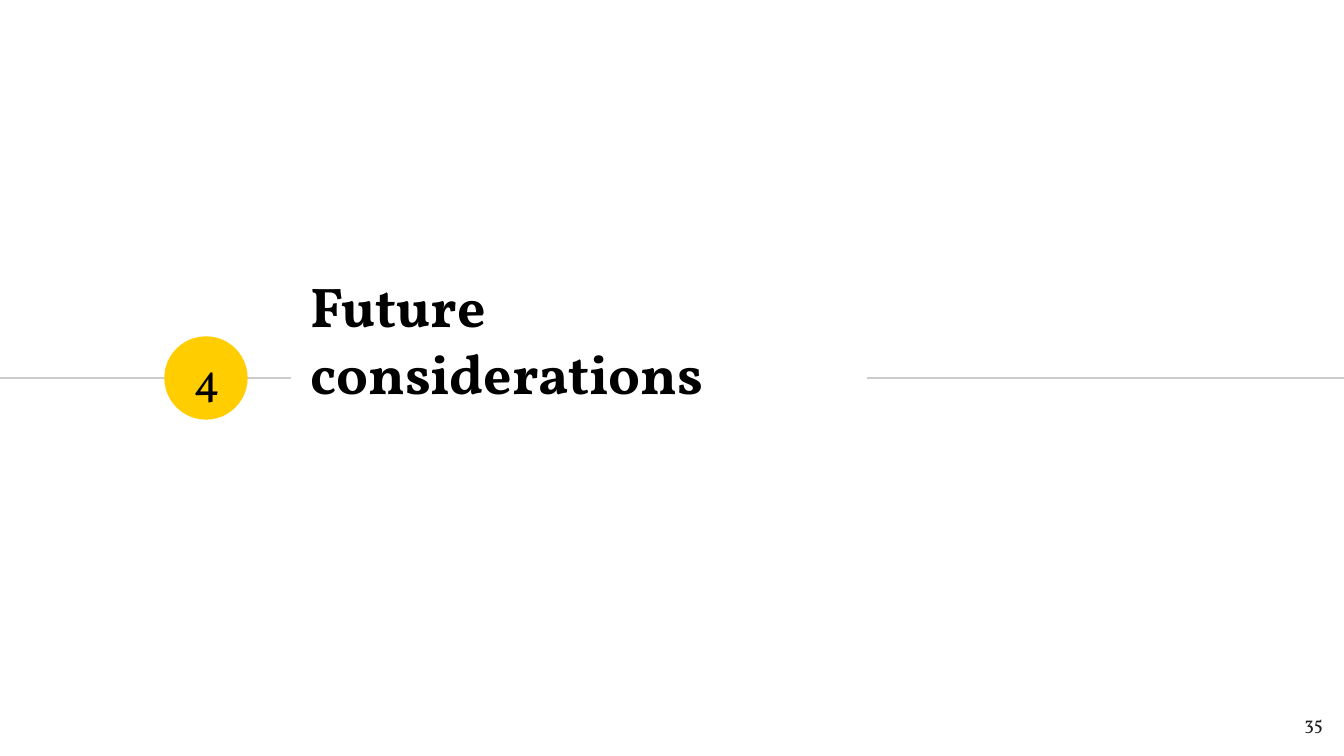
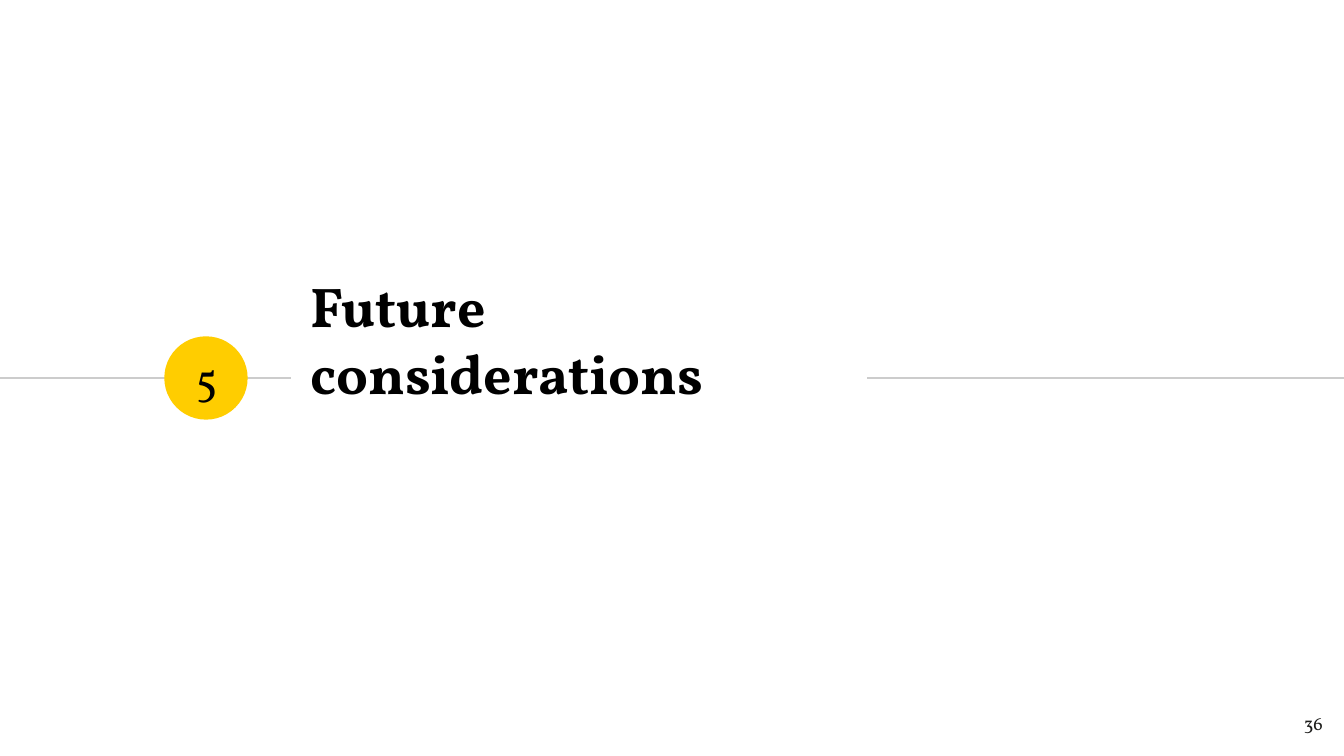
Before and after one commit to TeemuSo/Loop-Q-prize, a slide deck: slide 36 of reports/Sormunen, Teemu_Overview.pptx (slide 35 before the commit). Drawn at 1344x756 pixels with LibreOffice and Linux fonts; fonts in the diff are those of the drawing. Boxes give left, top, right and bottom in pixels: in the first picture for what was removed or moved away, otherwise in the second. Text is boxed around its words. In the diff, an @@ line names an element or a change of style, - is before the commit and + after.

```diff
--- a/reports/Sormunen, Teemu_Overview.pptx
+++ b/reports/Sormunen, Teemu_Overview.pptx
@@ text at (196,370,218,403): text changed @@
-4
+5
@@ page number at (1304,718,1323,733): text changed @@
-35
+36
```
Also in this commit, not shown: 16 other slides changed, 1 slide added.
